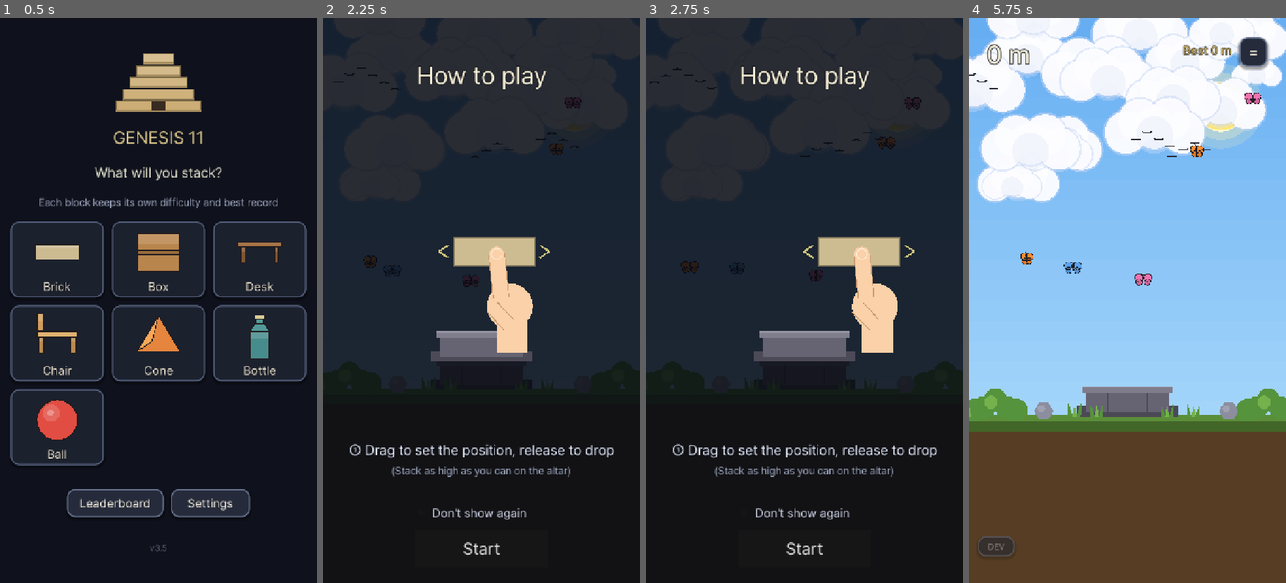
Above: before the commit, frames 1-4 (left to right).
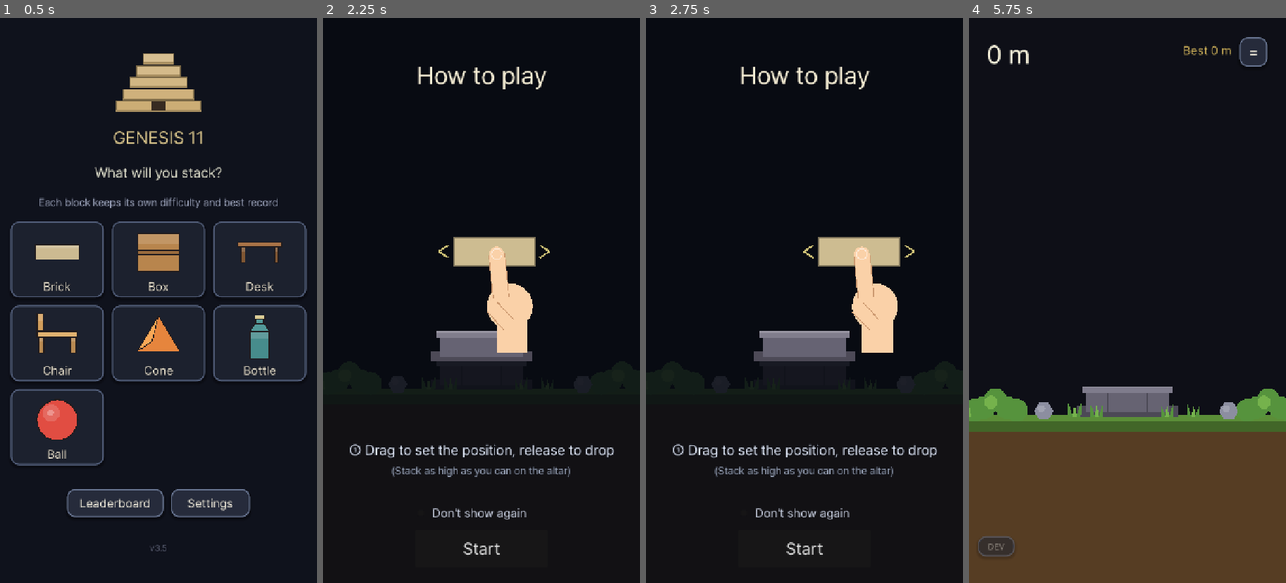
Above: after the commit, the same moments.

Repository: jungrok5/babel-tower
Game: Godot game, scene res://scenes/Main.tscn
Two runs of this game, one before a commit and one after it. Both use one fixed random seed, a clock stepped at 60 frames per second and the inputs below.
Inputs (mouse positions are in pixels of both pictures, inside the frame that each line leads up to):
- Up to frame 1 (0.5 s): no input
- Up to frame 2 (2.25 s): click "Brick" at 0.5 s; tap Enter at 1.25 s; move the mouse to (551, 272) at 1.27 s; tap R at 1.35 s; click (551, 272) at 1.42 s; tap Space at 1.52, 1.82 s; drag from (418, 328) to (465, 413) at 2.02 s
- Up to frame 3 (2.75 s): no input
- Up to frame 4 (5.75 s): click "Don't show again" at 2.75 s; click "Don't show again" at 3.5 s; click "Don't show again" at 4.25 s; click "Start" at 5 s

Frame 1 is identical in both runs. In frame 2, 58% of the frame differs, in the area x 0-100%, y 0-66%; in frame 3, 57%; in frame 4, 67%, in the area x 0-100%, y 0-71%.
Error after the commit: Parse Error: Cannot infer the type of "y" variable because the value doesn't have a set type. (res://scripts/sky.gd:251)

Commit message:
sky/wind polish: fix double wind, calm cirrus, fewer ambients, wider bands
- Wind looked wrong because both the foreground wind_fx AND the sky drew
  streaks. Removed the sky background streaks (wind_fx owns wind now) and
  softened wind_fx (fewer, fainter streaks; dust only in strong wind).
  Cloud wind-lean reduced (40->16) so clouds don't slide oddly.
- Stratosphere cirrus was a grid of overlapping circles (moiré/eye
  strain). Replaced with a few soft, faint horizontal wisps.
- Fewer ambient elements (butterflies 5->3, flocks 3->2, balloons 4->2,
  clouds 34->20, satellites 2->1, shootingstars 2->1) — less cluttered.
- Spread altitude bands much wider so features arrive gradually as you
  climb instead of all at once: clouds ~90-200m, plane ~90-170, sat
  ~170-280, ISS ~240-340, astronaut ~300-410, planet 320-470, deep
  space ~360m+. Sky gradient, stars, sun, wind band, bird range, inspect
  scroll cap and the test capture altitudes all moved to match.

Co-Authored-By: Claude Opus 4.8 <noreply@anthropic.com>
Claude-Session: https://claude.ai/code/session_01Jx8xk1vyhwdsC6SaQay3dQ

Diff:
--- a/scripts/main.gd
+++ b/scripts/main.gd
@@ -20,13 +20,13 @@
 const FLOOR_PIVOT := Vector2(BASE_X, GROUND_TOP_Y)    # 바닥 회전 피벗(토대 중심 바닥)
 const METERS_PER_PX := 8.0 / BLOCK_SIZE.y            # 실제 높이 → 미터 환산(벽돌 1개 = 8m, 고공까지 도달 쉽게)
 const MILESTONE_M := 50                              # 이 미터마다 돌파 이펙트
-const WIND_LOW := 30                                 # 이 높이부터 바람 발생
-const WIND_HIGH := 220                               # 이 높이 위(성층권)는 무풍
+const WIND_LOW := 40                                 # 이 높이부터 바람 발생
+const WIND_HIGH := 260                               # 이 높이 위(성층권)는 무풍
 const WIND_ANGLE := 0.13                             # 최대 바람이 바닥을 미는 각도(rad)
 # (개발용) 관찰 카메라: 지면에서 우주까지 자유 스크롤로 하늘을 미리 본다.
 const INSPECT_ZOOM := 0.72                           # 관찰 시 줌(세로로 넓게 보임)
 const INSPECT_BASE_Y := GROUND_TOP_Y - 300.0         # pan=0일 때 카메라 중심(지면이 하단에 보임)
-const INSPECT_MIN_PAN_Y := -2050.0                   # 위로 스크롤 한계(≈ 최상단 콘텐츠 위 우주)
+const INSPECT_MIN_PAN_Y := -3950.0                   # 위로 스크롤 한계(≈ 최상단 콘텐츠 위 우주)
 const INSPECT_DRAG := 2.6                            # 관찰 드래그 가속(우주까지 빠르게)
 
 var state: int = State.SELECT
@@ -684,7 +684,7 @@
 func _spawn_bird() -> void:
 	bird_timer = randf_range(7.0, 13.0)
 	var m := _meters()
-	if m < 8 or m > 140:           # 지면 근처·고공엔 (앉는) 새 없음
+	if m < 10 or m > 150:          # 지면 근처·고공엔 (앉는) 새 없음
 		return
 	var top := _top_block()
 	if top == null:
--- a/scripts/sky.gd
+++ b/scripts/sky.gd
@@ -3,18 +3,18 @@
 ## 구름·별·환경요소(나비·새떼·풍선·비행기·위성·우주정거장·우주인·행성·별똥별)를
 ## 각자의 고도에 배치하고, 현재 고도만큼 아래로 밀어 그린다(패럴랙스) → 올라갈수록 아래로 지나간다.
 ##
-## 대기층 순서(아래→위, 미터):
-##   0~15   맑음(나비)
-##   18~65  높은 조각구름 · 새떼
-##   20~250 바람
-##   35~95  구름 가득
-##   45~110 비행기
-##   95~110 구름 위 맑음
-##   80~180 위성
-##   105~150 성층권(권운)
-##   100~   별
-##   110~200 우주정거장 · 우주인(희귀)
-##   150~   행성 · 별똥별 · 깊은 우주(칠흑)
+## 대기층 순서(아래→위, 미터) — 간격을 넓혀 올라갈수록 천천히 하나씩 등장:
+##   0~40    맑음(나비)
+##   30~110  높은 조각구름 · 새떼
+##   40~260  바람
+##   90~200  구름 가득
+##   90~170  비행기
+##   170~280 위성
+##   230~300 성층권(권운)
+##   220~    별
+##   240~340 우주정거장
+##   300~410 우주인(희귀)
+##   320~    행성 · 별똥별 · 깊은 우주(칠흑, ~360+)
 
 var meters: float = 0.0
 var t: float = 0.0
@@ -29,15 +29,14 @@
 # (미터, 위색, 아래색) — 대낮 → 파랑 → 성층권 남색 → 우주 칠흑 (고도 낮춰 도달 쉽게)
 const SKY := [
 	[0.0,   Color(0.40, 0.68, 0.95), Color(0.74, 0.90, 0.99)],
-	[60.0,  Color(0.24, 0.48, 0.84), Color(0.48, 0.70, 0.95)],
-	[110.0, Color(0.12, 0.20, 0.52), Color(0.24, 0.36, 0.66)],
-	[150.0, Color(0.05, 0.07, 0.24), Color(0.10, 0.13, 0.34)],
-	[185.0, Color(0.010, 0.012, 0.03), Color(0.02, 0.02, 0.06)],
+	[110.0, Color(0.24, 0.48, 0.84), Color(0.48, 0.70, 0.95)],
+	[220.0, Color(0.12, 0.20, 0.52), Color(0.24, 0.36, 0.66)],
+	[300.0, Color(0.05, 0.07, 0.24), Color(0.10, 0.13, 0.34)],
+	[360.0, Color(0.010, 0.012, 0.03), Color(0.02, 0.02, 0.06)],
 ]
 
 var _clouds: Array = []       # {alt,x,scale,par,kind,vx}
 var _stars: Array = []        # {alt,x,size,ph,par}
-var _streaks: Array = []      # {alt,len,x0}
 var _env: Array = []          # {kind,alt,x,par,...}
 
 const _BAL_COLS := [Color(0.92,0.28,0.28), Color(0.30,0.55,0.95), Color(0.98,0.80,0.25),
@@ -54,55 +53,51 @@
 
 
 func _gen_sky() -> void:
-	# 구름 밴드: [고도min, 고도max, 개수, 종류]
-	for b in [[18.0, 65.0, 6, "puffy"], [35.0, 95.0, 20, "puffy"], [105.0, 150.0, 8, "cirrus"]]:
+	# 구름 밴드: [고도min, 고도max, 개수, 종류] — 수 줄이고 고도 간격 넓힘(덜 산만하게)
+	for b in [[40.0, 110.0, 4, "puffy"], [90.0, 200.0, 12, "puffy"], [230.0, 300.0, 4, "cirrus"]]:
 		for i in int(b[2]):
 			_clouds.append({"alt": randf_range(b[0], b[1]), "x": randf() * VW,
-				"scale": randf_range(0.7, 1.5), "par": randf_range(0.78, 1.16),
-				"kind": b[3], "vx": randf_range(-16.0, 16.0)})
+				"scale": randf_range(0.75, 1.5), "par": randf_range(0.78, 1.16),
+				"kind": b[3], "vx": randf_range(-11.0, 11.0)})
 	_clouds.sort_custom(func(a, c): return float(a["par"]) < float(c["par"]))
-	for i in 110:
-		_stars.append({"alt": randf_range(105.0, 380.0), "x": randf() * VW,
-			"size": randf_range(1.0, 2.7), "ph": randf() * TAU, "par": randf_range(0.30, 0.52)})
-	for i in 16:
-		_streaks.append({"alt": randf_range(20.0, 250.0), "len": randf_range(40.0, 120.0), "x0": randf() * VW})
+	for i in 80:
+		_stars.append({"alt": randf_range(230.0, 640.0), "x": randf() * VW,
+			"size": randf_range(1.0, 2.5), "ph": randf() * TAU, "par": randf_range(0.30, 0.5)})
 
 
 ## 환경요소를 매 판마다 새로 뿌린다(랜덤 · 희귀 요소 포함) → "이번엔 뭐가 보일까"
 func regen_env() -> void:
 	_env.clear()
-	for i in 5:
+	for i in 3:
 		_add("butterfly", randf_range(3.0, 40.0), {"col": _pick(_BFLY_COLS), "ph": randf() * TAU, "par": randf_range(1.05, 1.3)})
-	for i in 3:
-		_add("birdflock", randf_range(20.0, 90.0), {"n": randi_range(3, 6), "dir": _dir(), "spd": randf_range(22.0, 42.0), "par": randf_range(0.7, 1.0)})
-	for i in 4:
-		_add("balloon", randf_range(30.0, 175.0), {"col": _pick(_BAL_COLS), "rise": randf_range(4.0, 9.0), "ph": randf() * TAU, "par": randf_range(0.85, 1.15)})
-	if randf() < 0.85:
-		_add("plane", randf_range(45.0, 110.0), {"dir": _dir(), "spd": randf_range(45.0, 75.0), "par": randf_range(0.6, 0.8)})
 	for i in 2:
-		_add("satellite", randf_range(85.0, 180.0), {"dir": _dir(), "spd": randf_range(18.0, 30.0), "par": 0.85})
+		_add("birdflock", randf_range(30.0, 110.0), {"n": randi_range(3, 5), "dir": _dir(), "spd": randf_range(22.0, 42.0), "par": randf_range(0.7, 1.0)})
+	for i in 2:
+		_add("balloon", randf_range(60.0, 260.0), {"col": _pick(_BAL_COLS), "rise": randf_range(4.0, 9.0), "ph": randf() * TAU, "par": randf_range(0.85, 1.15)})
+	if randf() < 0.8:
+		_add("plane", randf_range(90.0, 170.0), {"dir": _dir(), "spd": randf_range(45.0, 75.0), "par": randf_range(0.6, 0.8)})
+	_add("satellite", randf_range(170.0, 280.0), {"dir": _dir(), "spd": randf_range(18.0, 30.0), "par": 0.85})
 	if randf() < 0.7:
-		_add("iss", randf_range(115.0, 195.0), {"dir": _dir(), "spd": randf_range(10.0, 18.0), "par": 0.8})
+		_add("iss", randf_range(240.0, 340.0), {"dir": _dir(), "spd": randf_range(10.0, 18.0), "par": 0.8})
 	if randf() < 0.5:   # 우주인 — 희귀
-		_add("astronaut", randf_range(135.0, 220.0), {"ph": randf() * TAU, "par": 0.9})
-	if randf() < 0.75:  # 행성은 멀어서 오래 보이지만 그래도 고공에서만
-		_add("planet", randf_range(155.0, 260.0), {"col": _pick(_PLANET_COLS), "r": randf_range(60.0, 108.0), "ring": randf() < 0.5, "par": 0.42})
-	for i in 2:
-		_add("shootingstar", randf_range(150.0, 320.0), {"ph": randf() * TAU, "period": randf_range(5.0, 10.0), "dir": _dir(), "par": 0.7})
+		_add("astronaut", randf_range(300.0, 410.0), {"ph": randf() * TAU, "par": 0.9})
+	if randf() < 0.75:  # 행성 — 멀리, 아주 고공
+		_add("planet", randf_range(320.0, 470.0), {"col": _pick(_PLANET_COLS), "r": randf_range(60.0, 108.0), "ring": randf() < 0.5, "par": 0.42})
+	_add("shootingstar", randf_range(340.0, 540.0), {"ph": randf() * TAU, "period": randf_range(5.0, 10.0), "dir": _dir(), "par": 0.7})
 
 
 ## 테스트용: 모든 종류를 알려진 고도에 하나씩 강제 배치(스샷 검증).
 func force_all_env() -> void:
 	_env.clear()
-	_add("butterfly", 12.0, {"col": _BFLY_COLS[0], "ph": 0.0, "par": 1.2})
-	_add("birdflock", 45.0, {"n": 5, "dir": 1.0, "spd": 30.0, "par": 0.9})
-	_add("balloon", 66.0, {"col": _BAL_COLS[0], "rise": 0.0, "ph": 0.0, "par": 1.0})
-	_add("plane", 85.0, {"dir": 1.0, "spd": 0.0, "par": 0.7})
-	_add("satellite", 125.0, {"dir": 1.0, "spd": 0.0, "par": 0.85})
-	_add("iss", 132.0, {"dir": 1.0, "spd": 0.0, "par": 0.8})
-	_add("astronaut", 168.0, {"ph": 0.0, "par": 0.9})
-	_add("planet", 185.0, {"col": _PLANET_COLS[0], "r": 96.0, "ring": true, "par": 0.42})
-	_add("shootingstar", 190.0, {"ph": 0.0, "period": 6.0, "dir": 1.0, "par": 0.5})
+	_add("butterfly", 15.0, {"col": _BFLY_COLS[0], "ph": 0.0, "par": 1.2})
+	_add("birdflock", 60.0, {"n": 5, "dir": 1.0, "spd": 30.0, "par": 0.9})
+	_add("balloon", 120.0, {"col": _BAL_COLS[0], "rise": 0.0, "ph": 0.0, "par": 1.0})
+	_add("plane", 130.0, {"dir": 1.0, "spd": 0.0, "par": 0.7})
+	_add("satellite", 210.0, {"dir": 1.0, "spd": 0.0, "par": 0.85})
+	_add("iss", 250.0, {"dir": 1.0, "spd": 0.0, "par": 0.8})
+	_add("astronaut", 330.0, {"ph": 0.0, "par": 0.9})
+	_add("planet", 370.0, {"col": _PLANET_COLS[0], "r": 96.0, "ring": true, "par": 0.42})
+	_add("shootingstar", 380.0, {"ph": 0.0, "period": 6.0, "dir": 1.0, "par": 0.5})
 
 
 func _add(kind: String, alt: float, extra: Dictionary) -> void:
@@ -155,30 +150,21 @@
 		if e["kind"] in ["satellite", "iss", "astronaut", "shootingstar"]:
 			_draw_env(e)
 
-	# 해 (지상)
-	var sun_a := clampf((52.0 - meters) / 38.0, 0.0, 1.0)
+	# 해 (지상) — 오를수록 아래로, 구름대 전에 사라짐
+	var sun_a := clampf((90.0 - meters) / 55.0, 0.0, 1.0)
 	if sun_a > 0.0:
-		_draw_sun(Vector2(VW - 148.0, 200.0 + meters * 0.9), sun_a)
-
-	# 바람 스트릭
-	var ws := absf(wind)
-	if ws > 0.06:
-		var dir := signf(wind)
-		for st in _streaks:
-			var sy := _alt_to_y(float(st["alt"]), 1.0)
-			if sy < 0.0 or sy > VH:
-				continue
-			var x := fmod(float(st["x0"]) + t * dir * (200.0 + 500.0 * ws), VW + 200.0) - 100.0
-			draw_line(Vector2(x, sy), Vector2(x - dir * float(st["len"]), sy), Color(0.9, 0.94, 1.0, ws * 0.4), 2.0)
-
-	# 구름 (좌우로도 흐른다)
+		_draw_sun(Vector2(VW - 148.0, 200.0 + meters * 0.7), sun_a)
+
+	# (바람 시각화는 전경 wind_fx가 담당 — 하늘 배경엔 스트릭을 그리지 않는다)
+
+	# 구름 (좌우로 흐르고, 바람이 불면 그 방향으로 살짝 쏠린다)
 	for c in _clouds:
 		var cy := _alt_to_y(float(c["alt"]), float(c["par"]))
 		if cy < -240.0 or cy > VH + 240.0:
 			continue
 		var a := clampf((cy + 220.0) / 150.0, 0.0, 1.0) * clampf((VH + 220.0 - cy) / 150.0, 0.0, 1.0)
 		var cx := wrapf(float(c["x"]) + t * float(c["vx"]), -240.0, VW + 240.0) \
-			+ sin(t * 0.1 + float(c["alt"])) * 8.0 + wind * 40.0 * float(c["par"])
+			+ sin(t * 0.1 + float(c["alt"])) * 8.0 + wind * 16.0 * float(c["par"])
 		if c["kind"] == "cirrus":
 			_draw_cirrus(Vector2(cx, cy), float(c["scale"]), a)
 		else:
@@ -191,7 +177,7 @@
 
 
 func _draw_stars() -> void:
-	var star_a := clampf((meters - 100.0) / 45.0, 0.0, 1.0)
+	var star_a := clampf((meters - 220.0) / 60.0, 0.0, 1.0)
 	if star_a <= 0.0:
 		return
 	for s in _stars:
@@ -259,10 +245,12 @@
 
 
 func _draw_cirrus(pos: Vector2, sc: float, a: float) -> void:
-	var col := Color(0.92, 0.95, 1.0, 0.42 * a)
-	for row in [-10.0, 0.0, 10.0]:
-		for k in range(-3, 4):
-			draw_circle(pos + Vector2(k * 34.0 * sc, row * sc + sin(k * 1.3 + pos.x * 0.01) * 4.0), 20.0 * sc, col)
+	# 부드럽고 옅은 권운 — 가로로 길게 늘어진 획 몇 개(겹치는 원 격자를 없애 눈부심 제거)
+	var col := Color(0.90, 0.94, 1.0, 0.14 * a)
+	for row in [-14.0, 0.0, 13.0]:
+		var y := pos.y + row * sc
+		var half := (120.0 + row) * sc
+		draw_line(Vector2(pos.x - half, y), Vector2(pos.x + half, y), col, 12.0 * sc)
 
 
 ## 나비 — 색 날개 두 쌍(펄럭임) + 몸통 + 더듬이
--- a/scripts/wind_fx.gd
+++ b/scripts/wind_fx.gd
@@ -17,14 +17,14 @@
 func _ready() -> void:
 	set_anchors_preset(Control.PRESET_FULL_RECT)
 	mouse_filter = Control.MOUSE_FILTER_IGNORE
-	for i in 22:
+	for i in 16:
 		_streaks.append([randf() * VW, randf() * VH, randf_range(70, 190),
-			randf_range(2.0, 4.0), randf_range(0.5, 1.0)])
+			randf_range(1.6, 3.2), randf_range(0.5, 1.0)])
 	for i in 6:
 		_wisps.append([randf() * VW, randf_range(80, VH - 120), randf_range(0.8, 1.7),
 			randf_range(0.5, 1.0)])
-	for i in 16:
-		_motes.append([randf() * VW, randf() * VH, randf_range(1.6, 3.4)])
+	for i in 9:
+		_motes.append([randf() * VW, randf() * VH, randf_range(1.6, 3.0)])
 
 
 func _process(delta: float) -> void:
@@ -46,29 +46,29 @@
 		_draw_wisp(Vector2(x, w[1] + sin(t * 0.6 + w[0]) * 8.0), sc * (0.7 + 0.6 * s),
 			Color(0.9, 0.94, 1.0, s * 0.10 * w[3]), dir)
 
-	# 바람결(speed line) — 길이·굵기·투명도·개수가 세기에 비례. 방향은 흐르는 쪽.
-	var speed := 320.0 + 900.0 * s
-	var shown := int(clampf(s * 1.3, 0.25, 1.0) * _streaks.size())
+	# 바람결(speed line) — 길이·굵기·투명도·개수가 세기에 비례. 방향은 흐르는 쪽. (은은하게)
+	var speed := 300.0 + 820.0 * s
+	var shown := int(clampf(s * 0.85, 0.12, 0.5) * _streaks.size())
 	for i in range(shown):
 		var st = _streaks[i]
 		var x := fmod(st[0] + t * dir * speed + 100000.0, VW + 400.0) - 200.0
 		var y: float = st[1] + sin(t * 1.5 + st[0] * 0.05) * 6.0
-		var ln: float = st[2] * (0.35 + 0.95 * s)
-		var a: float = s * 0.5 * st[4]
-		var th: float = st[3] * (0.6 + 0.7 * s)
+		var ln: float = st[2] * (0.35 + 0.9 * s)
+		var a: float = s * 0.3 * st[4]
+		var th: float = st[3] * (0.6 + 0.6 * s)
 		# 꼬리가 옅어지는 두 겹(머리는 진하게, 꼬리는 투명하게)
 		var head := Vector2(x, y)
 		var tail := Vector2(x - dir * ln, y)
 		draw_line(head, tail.lerp(head, 0.4), Color(0.92, 0.96, 1.0, a), th)
 		draw_line(tail, tail.lerp(head, 0.4), Color(0.92, 0.96, 1.0, a * 0.35), th)
 
-	# 티끌 — 바람에 빠르게 실려 날아가 속도감/방향을 준다
-	if s > 0.35:
-		var mspeed := 500.0 + 700.0 * s
+	# 티끌 — 강한 바람에서만 옅게 실려 날아가 방향/속도감을 준다
+	if s > 0.45:
+		var mspeed := 480.0 + 660.0 * s
 		for m in _motes:
 			var x := fmod(m[0] + t * dir * mspeed + 100000.0, VW + 200.0) - 100.0
 			var y: float = m[1] + sin(t * 3.0 + m[0]) * 14.0 * s
-			draw_circle(Vector2(x, y), m[2], Color(0.96, 0.97, 1.0, (s - 0.3) * 0.5))
+			draw_circle(Vector2(x, y), m[2], Color(0.96, 0.97, 1.0, (s - 0.45) * 0.4))
 
 
 func _draw_wisp(pos: Vector2, sc: float, col: Color, dir: float) -> void:
--- a/test/screenshot.gd
+++ b/test/screenshot.gd
@@ -93,13 +93,13 @@
 	main._toggle_inspect()             # inspect ON (지면=맑음 + 나비 + 안내)
 	await _settle(55)
 	await _shot("04_inspect")          # 지면: 맑음 + 나비 + 해
-	main.inspect_pan.y = -266.0        # ~65m: 구름 가득 + 풍선/비행기/새떼
+	main.inspect_pan.y = -770.0        # ~130m: 구름 가득 + 풍선/비행기/새떼
 	await _settle(70)
 	await _shot("04c_clouds")
-	main.inspect_pan.y = -770.0        # ~130m: 위성/우주정거장/우주인 + 권운
+	main.inspect_pan.y = -1700.0       # ~250m: 위성/우주정거장 + 권운
 	await _settle(70)
 	await _shot("04d_space_life")
-	main.inspect_pan.y = -1196.0       # ~185m: 우주인/행성/별/별똥별
+	main.inspect_pan.y = -2560.0       # ~360m: 우주인/행성/별/별똥별
 	await _settle(80)
 	await _shot("04b_inspect_space")
 	main._toggle_inspect()             # inspect OFF
